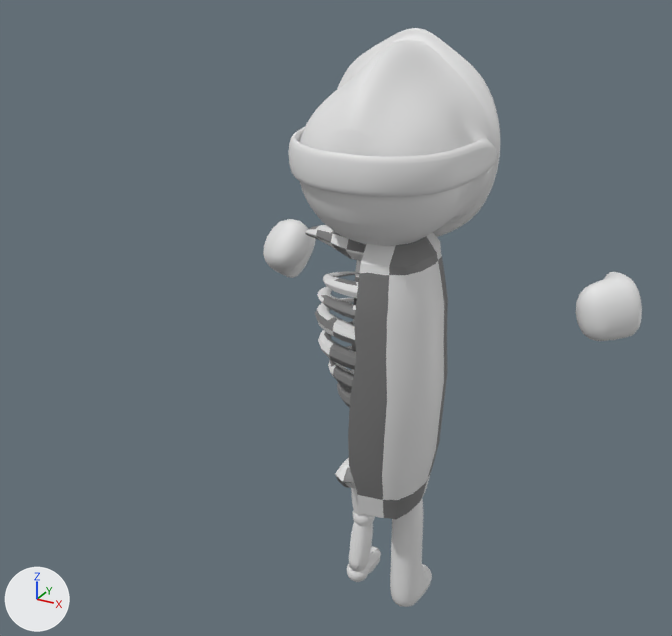
Two versions of the Blender file Assets/WIP/Models/Enemies/Ranger/Ranger_Enemy.blend, one commit apart.
One viewpoint serves both versions: a 50 mm camera at (10.5, -9.8, 9.45) aimed at (4.16, 1.74, 3.68). Lighting does not change. The marker at lower left points along +X, +Y and +Z.

Names of what the first picture shows: 'Head', 'L_Hand', 'Leg', 'Leg(Bone)', 'R_Hand', 'Torso'.
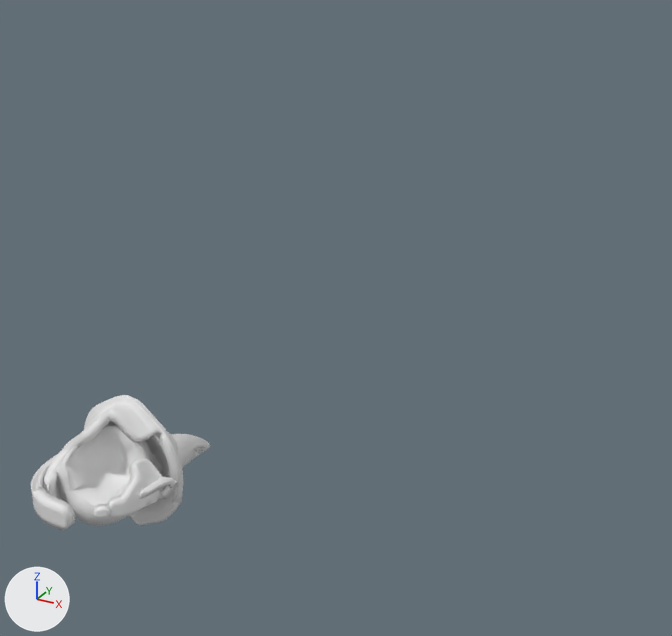
Pixel boxes (x1, y1, x2, y2) of what changed, in the pictures (672 x 636 px):
'Head', reshaped, moved, modifiers changed (15% narrower, 38% shorter): before (289, 28, 500, 246); after (31, 395, 210, 530)
'Torso', hidden: before (305, 225, 448, 519)
'Head.001', added: after (56, 425, 153, 526)
'R_Hand', hidden: before (575, 272, 642, 341)
'Leg', hidden: before (390, 499, 432, 607)
'L_Hand', deleted: before (263, 219, 316, 278)
'Leg(Bone)', deleted: before (347, 488, 381, 582)
part 1 of me_sphere_001, deleted: before (298, 41, 500, 246)

What changed in the scene script:
```text
Add mat_t_limb_rangerhead_flesh:
    mat_t_limb_rangerhead_flesh = principled_material('T_Limb_RangerHead_Flesh')
    mat_t_limb_rangerhead_flesh.base_color = (0.8, 0.8, 0.8)  # white #e7e7e7
Add mat_t_limb_rangerhead_organs:
    mat_t_limb_rangerhead_organs = principled_material('T_Limb_RangerHead_Organs')
    mat_t_limb_rangerhead_organs.base_color = (0.8, 0.8, 0.8)  # white #e7e7e7
Change me_sphere_001:
    used by ob_head; location = (5.7, -0.53, 6.74); rotation_euler = (0.0, 1.571, 0.0), in degrees (0, 90, 0); scale = (1.21, 1.21, 1.21)
    remove me_sphere_001.from_pydata(...)  # 484 vertices, 490 faces; spans x -1.26..1.18, y -0.44..3.25, z -0.99..1.06
    add me_sphere_001.from_pydata(...)  # 382 vertices, 338 faces; spans x -1.26..1.18, y -0.37..3.25, z -0.99..1.06
    me_sphere_001 part 1
    102 vertices are removed from x -1.14..1.03, y -0.44..1.16, z -0.67..1.03
    149 faces are deleted
    add me_sphere_001.materials.append(mat_t_limb_rangerhead_flesh)  # white #e7e7e7
Add me_sphere_002:
    me_sphere_002.from_pydata(...)  # 136 vertices, 100 faces; spans x -0.568..0.512, y -0.432..0.42, z -0.531..0.49
    me_sphere_002.polygons.foreach_set('use_smooth', [True] * 100)
    me_sphere_002.materials.append(mat_t_limb_rangerhead_organs)  # white #e7e7e7
Change ob_head:
    ob_head.location: (5.7, -0.53, 6.74) -> (0.0, 0.0, 0.0)
    add _m = ob_head.modifiers.new('Solidify', 'SOLIDIFY')
    add _m.thickness = 0.16
Change ob_torso:
    ob_torso.location: (5.74, 0.12, 3.89) -> (0.0, 0.0, 0.0)
    add ob_torso.hide_set(True)
Remove ob_leg_bone:
    ob_leg_bone = bpy.data.objects.new('Leg(Bone)', me_cube_002)
    ob_leg_bone.location = (5.31, 0.46, 0.19)
    ob_leg_bone.rotation_euler = (1.524, -0.271, 0.0926)  # degrees (87, -16, 5.3)
    ob_leg_bone.scale = (0.18, 0.18, -0.623)
Change ob_leg:
    ob_leg.location: (6.14, 0.41, 0.85) -> (0.0, 0.0, 0.0)
    add ob_leg.hide_set(True)
Change ob_r_hand:
    ob_r_hand.location: (8.18, 1.85, 4.61) -> (0.0, 0.0, 0.0)
    add ob_r_hand.hide_set(True)
Remove ob_l_hand:
    ob_l_hand = bpy.data.objects.new('L_Hand', me_cube_006)
    ob_l_hand.location = (3.25, 1.85, 4.69)
    ob_l_hand.rotation_euler = (-7.245, 0.281, 2.476)  # degrees (305, 16, 142)
    ob_l_hand.scale = (-0.447, 0.447, 0.306)
Add ob_head_001:
    ob_head_001 = bpy.data.objects.new('Head.001', me_sphere_002)
    ob_head_001.location = (0.02, 0.79, 0.06)
    ob_head_001.rotation_euler = (0.0, 1.571, 0.0)  # degrees (0, 90, 0)
    ob_head_001.scale = (1.58, 1.58, 1.58)
```
